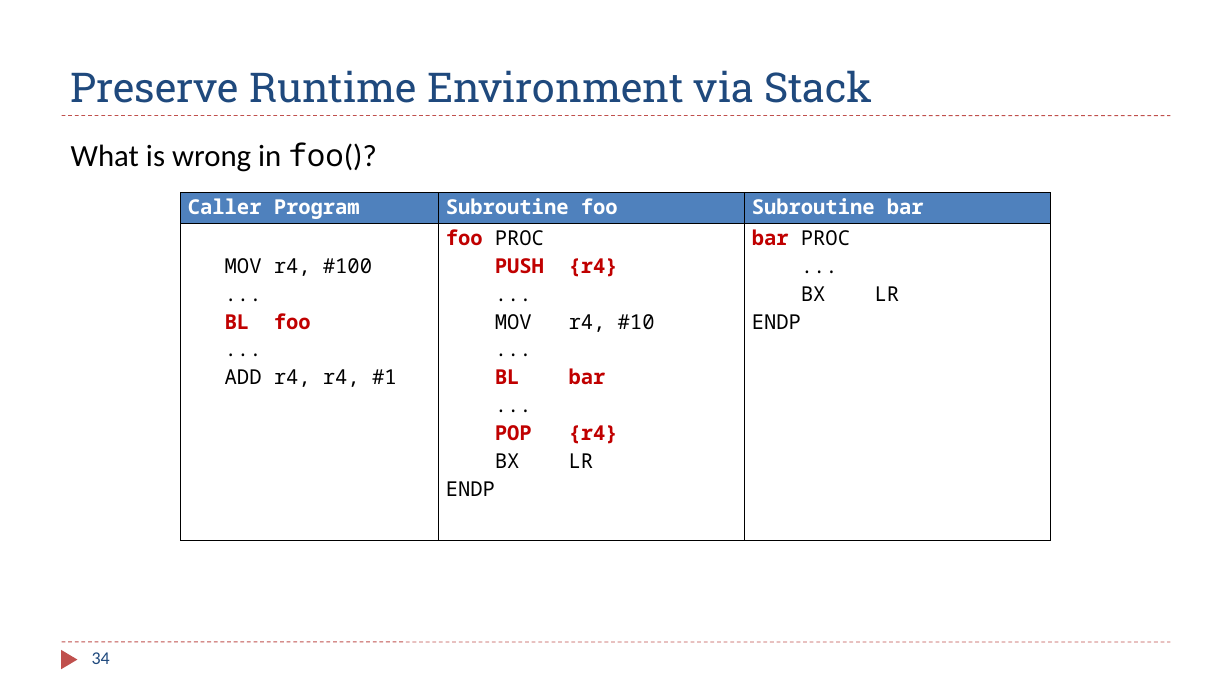
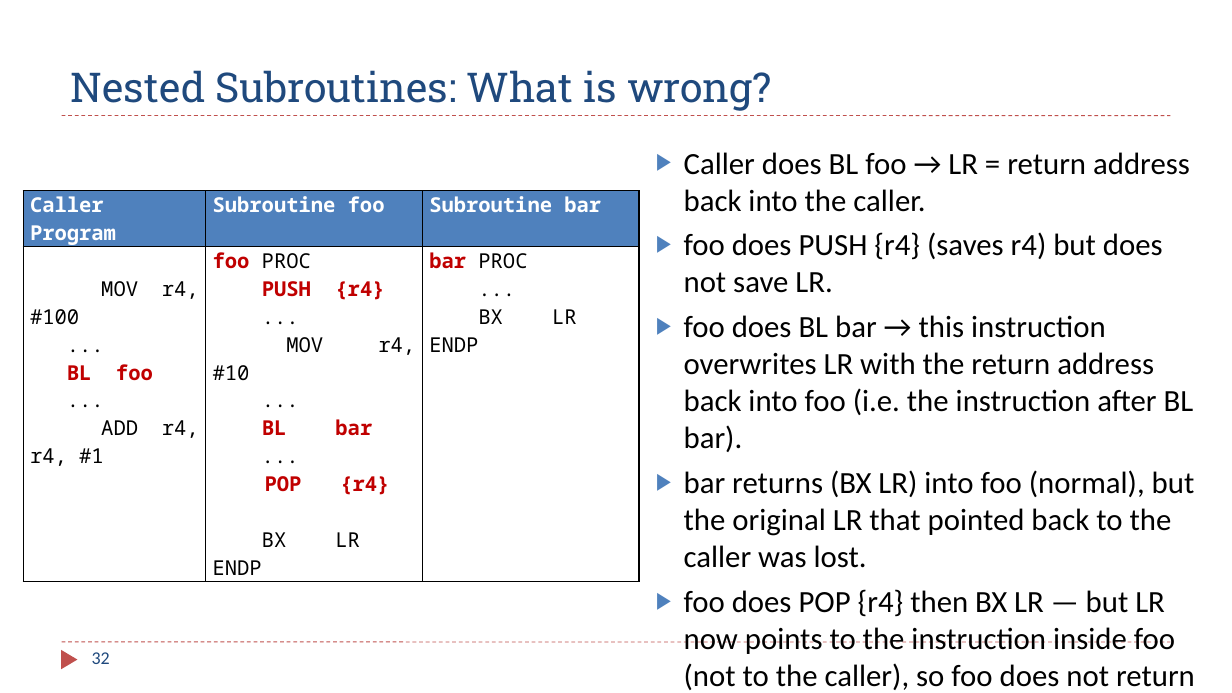
Before and after one commit to guhofstra/CSC111Fa25, a slide deck: slide 32 of PPTs/Ch8_ARM_Subroutines_2_Stack_Perserve_Environment.pptx (slide 34 before the commit). Drawn at 1232x693 pixels with LibreOffice and Linux fonts; fonts in the diff are those of the drawing. Boxes give left, top, right and bottom in pixels: in the first picture for what was removed or moved away, otherwise in the second. Text is boxed around its words. In the diff, an @@ line names an element or a change of style, - is before the commit and + after.

```diff
--- a/PPTs/Ch8_ARM_Subroutines_2_Stack_Perserve_Environment.pptx
+++ b/PPTs/Ch8_ARM_Subroutines_2_Stack_Perserve_Environment.pptx
@@ title at [71,70,772,111]: text changed @@
-Preserve Runtime Environment via Stack
+Nested Subroutines: What is wrong?
@@ text removed at [71,142,376,172] @@
-What is wrong in foo()?
@@ text added at [684,152,1195,690], 24.1 pt, text #000000 @@
+▶ Caller does BL foo → LR = return address back into the caller.
+▶ foo does PUSH {r4} (saves r4) but does not save LR.
+▶ foo does BL bar → this instruction overwrites LR with the return address back into foo (i.e. the instruction after BL bar).
+▶ bar returns (BX LR) into foo (normal), but the original LR that pointed back to the caller was lost.
+▶ foo does POP {r4} then BX LR — but LR now points to the instruction inside foo (not to the caller), so foo does not return to the caller
@@ table: place and size @@
-table at [181,193,1051,541]
+table at [23,191,640,579]
@@ page number at [92,652,110,664]: text changed @@
-34
+32
```
Also in this commit, not shown: 20 other slides changed, 9 slides added, 13 slides removed, 45 other files.
